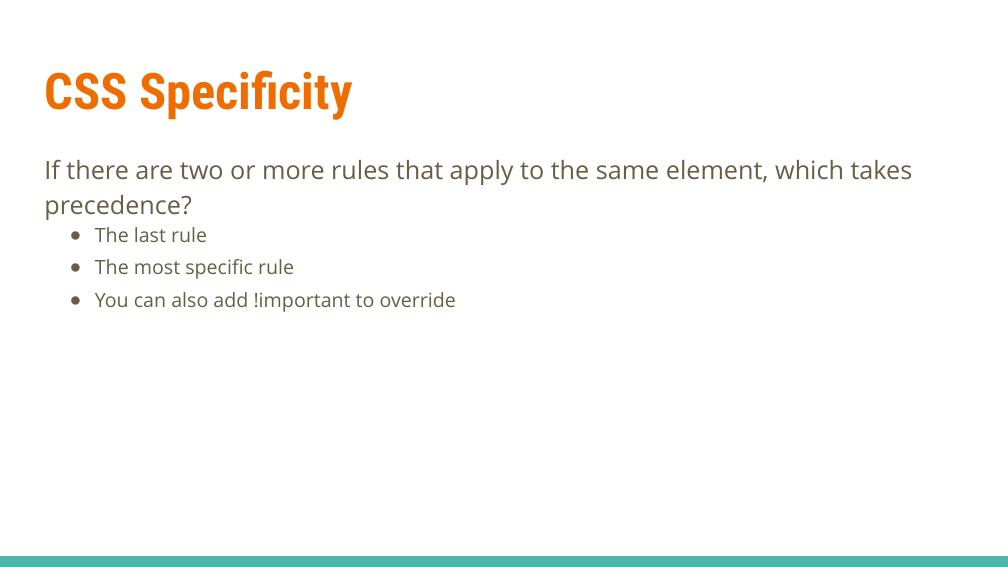
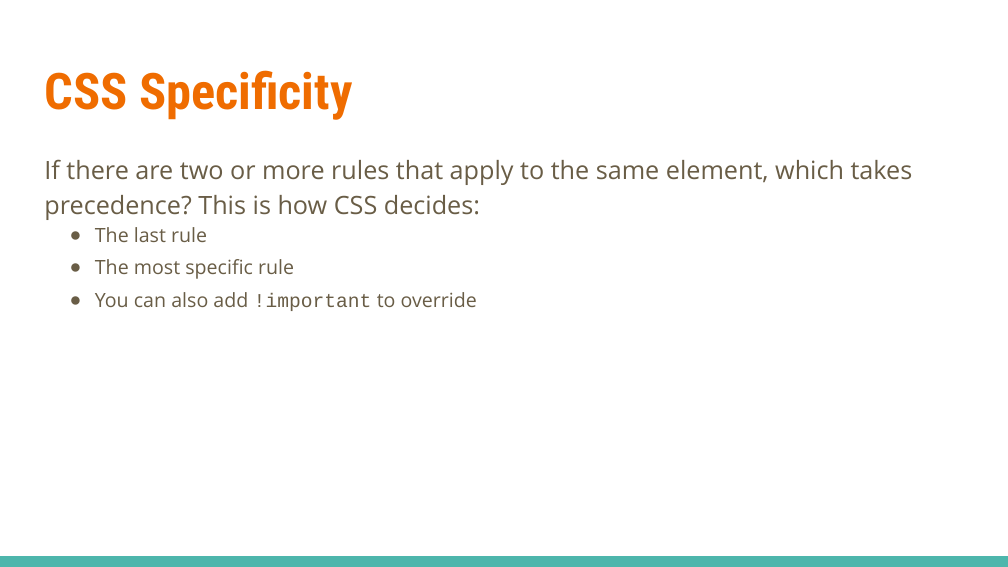
Before and after one commit to linkedin/high-school-trainee, a slide deck: slide 19 of Week_1/Lectures/1.3_HTML_and_CSS.pptx (slide 17 before the commit). Drawn at 1008x567 pixels with LibreOffice and Linux fonts; fonts in the diff are those of the drawing. Boxes give left, top, right and bottom in pixels: in the first picture for what was removed or moved away, otherwise in the second. Text is boxed around its words. In the diff, an @@ line names an element or a change of style, - is before the commit and + after.

```diff
--- a/Week_1/Lectures/1.3_HTML_and_CSS.pptx
+++ b/Week_1/Lectures/1.3_HTML_and_CSS.pptx
@@ text at bbox=[44, 159, 913, 220]: text changed @@
-If there are two or more rules that apply to the same element, which takes precedence?
+If there are two or more rules that apply to the same element, which takes precedence? This is how CSS decides:
@@ text at bbox=[95, 227, 477, 311]: font Open Sans to Courier New in "!important"; less space between paragraphs @@
```
Also in this commit, not shown: 12 other slides changed, 2 slides added, 3 other files.
